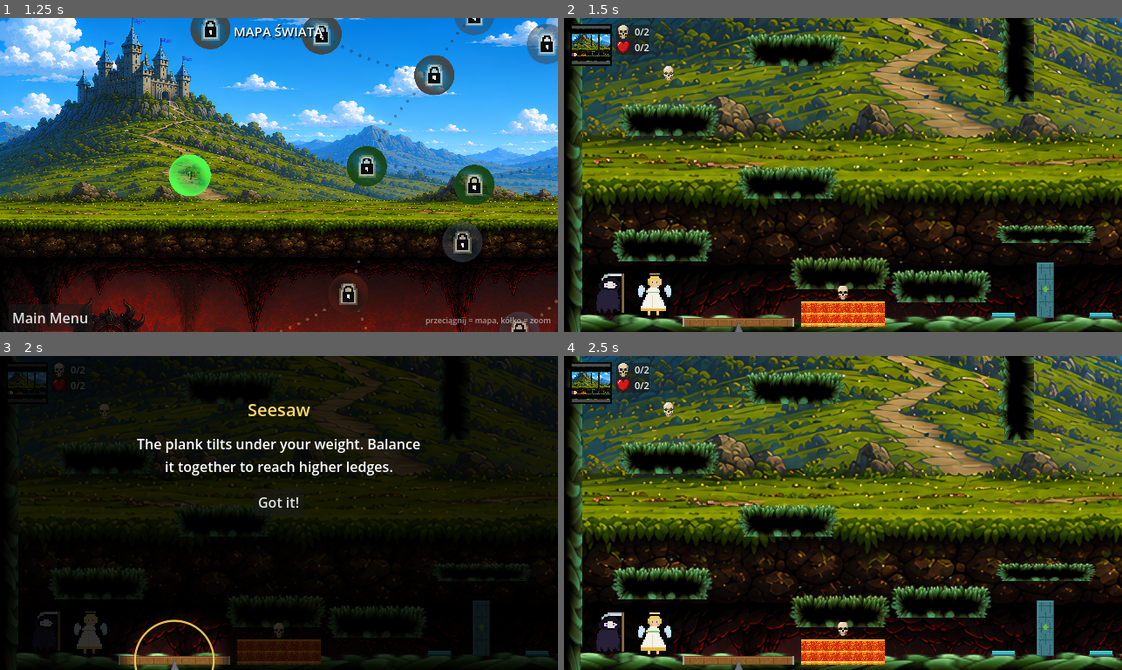
Above: before the commit, frames 1-4 (two rows, left to right).
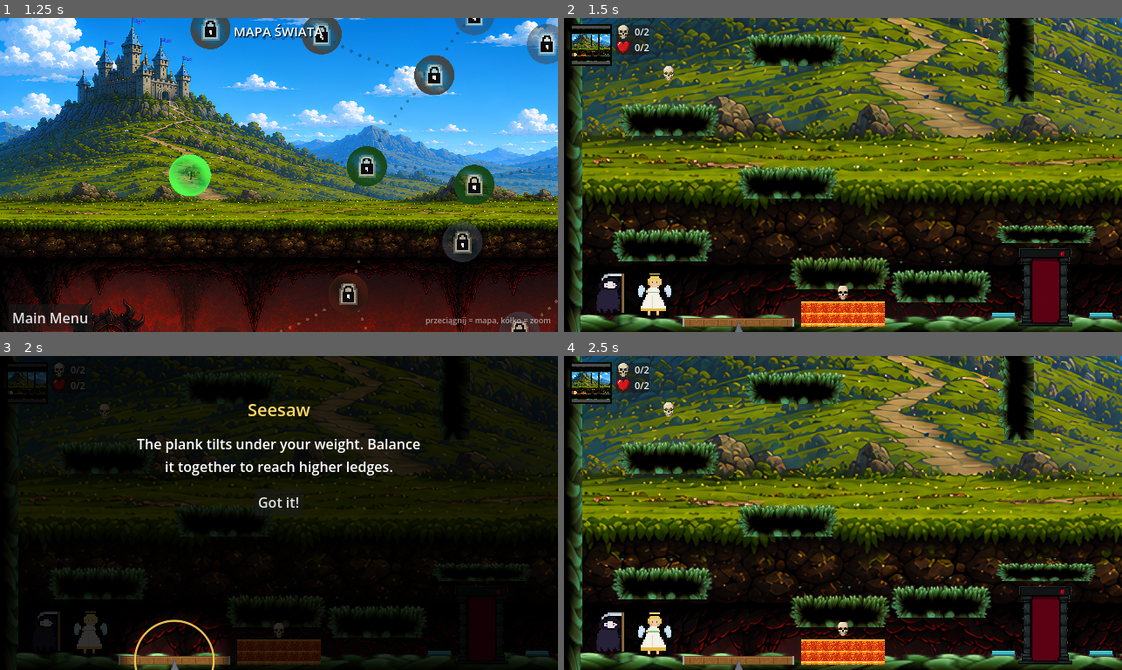
Above: after the commit, the same moments.

Repository: mionsek/life-death
Game: Godot game, scene res://scenes/ui/MainMenu.tscn
Same seed, same stepped clock (60 frames per second), same inputs: the game is played once before the commit and once after it.
Inputs:
- Up to frame 1 (1.25 s): click "Start Game" at 0.5 s
- Up to frame 2 (1.5 s): click "1" at 1.25 s
- Up to frame 3 (2 s): no input
- Up to frame 4 (2.5 s): click "Got it!" at 2 s

Frame 1 is identical in both runs. In frame 2, 1.6% of the frame differs, in the area x 4-92%, y 11-99%; in frame 3, 0.1%; in frame 4, 1.6%.

Commit message:
feat: hand-drawn portcullis door art with pass-through animation (023)
- slice_doors.gd tool: cuts the user's "drzwi, dzwignie" sheet into a 4-frame
  door strip and a 4-frame lever strip, knocks out the white background
  (including the opening, so the level shows through), aligns every frame on a
  shared box and scales to game size. Outputs assets/sprites/doors/.
- Door now animates in place: the stone frame stays put and the gate slides up
  through the 4 frames (red light -> green) as it opens, instead of sliding the
  whole sprite off-screen. Collision drops when open so a character walks
  through the opening; comes back the instant it starts closing. Pairing tint
  softened so the detailed art reads.
- Door.tscn uses door_frames.png (hframes=4); test_door Vis is now a Sprite2D.
  lever_frames.png is sliced and ready but not wired yet. Tests: 134.

Co-Authored-By: Claude Fable 5 <noreply@anthropic.com>

Diff:
--- a/game/scenes/obstacles/Door.tscn
+++ b/game/scenes/obstacles/Door.tscn
@@ -1,7 +1,7 @@
 [gd_scene load_steps=4 format=3 uid="uid://door"]
 
 [ext_resource type="Script" path="res://scripts/obstacles/door.gd" id="1"]
-[ext_resource type="Texture2D" path="res://assets/gen/obstacles/door.png" id="2"]
+[ext_resource type="Texture2D" path="res://assets/sprites/doors/door_frames.png" id="2"]
 
 [sub_resource type="RectangleShape2D" id="shape"]
 size = Vector2(24, 80)
@@ -18,14 +18,7 @@
 [node name="Vis" type="Sprite2D" parent="."]
 z_index = 2
 texture_filter = 1
-position = Vector2(0, -40)
+position = Vector2(0, -44)
 texture = ExtResource("2")
-
-[node name="Label" type="Label" parent="."]
-offset_left = -20.0
-offset_top = -50.0
-offset_right = 20.0
-offset_bottom = -34.0
-text = "DOOR"
-horizontal_alignment = 1
-theme_override_font_sizes/font_size = 8
+hframes = 4
+frame = 0
--- a/game/scripts/obstacles/door.gd
+++ b/game/scripts/obstacles/door.gd
@@ -4,20 +4,23 @@
 # Unique ID used by levers, panels and pressure plates to target this door.
 @export var door_id: String = "door_01"
 
-# How far up the door slides when opening.
-const OPEN_OFFSET := 80.0
+# Portcullis strip: frame 0 = shut (gate down, red light), last = open (gate
+# retracted, green light). Opening animates through the frames in place — the
+# stone frame stays put, only the gate rises, so a character walks through.
+const OPEN_FRAME := 3
+const OPEN_TIME := 0.5
+const CLOSE_TIME := 0.3
 
 var _is_open: bool = false
-var _closed_y: float = 0.0
 var _tween: Tween
 
 
 func _ready() -> void:
 	add_to_group("door_" + door_id)
-	_closed_y = position.y
-	# every trigger paired with this door carries the same hue (see id_color)
 	if has_node("Vis"):
-		$Vis.self_modulate = id_color(door_id).lerp(Color.WHITE, 0.25)
+		# subtle pairing tint so the door and its trigger read as a set
+		$Vis.self_modulate = id_color(door_id).lerp(Color.WHITE, 0.7)
+		_set_frame(0)
 
 
 # Deterministic pairing colour for a door id — the door and all of its
@@ -59,7 +62,7 @@
 	set_open_state(true)
 
 
-# Slides the door open or shut on this peer. Hold-style triggers (pressure
+# Animates the gate open or shut on this peer. Hold-style triggers (pressure
 # plates) call this both ways; the collision comes back the moment the door
 # starts closing so nobody clips through.
 func set_open_state(open: bool) -> void:
@@ -72,18 +75,26 @@
 		_tween.kill()
 	_tween = create_tween()
 	if open:
-		if has_node("Vis"):
-			$Vis.modulate = Color(0.4, 0.9, 0.5, 0.35)
-		_tween.tween_property(self, "position:y", _closed_y - OPEN_OFFSET, 0.5)\
-			.set_ease(Tween.EASE_IN_OUT)
+		_tween.tween_method(_set_frame, float(_current_frame()), float(OPEN_FRAME), OPEN_TIME)
 		_tween.tween_callback(_disable_collision)
 	else:
-		if has_node("Vis"):
-			$Vis.modulate = Color.WHITE
 		if has_node("Shape"):
 			$Shape.set_deferred("disabled", false)
-		_tween.tween_property(self, "position:y", _closed_y, 0.3)\
-			.set_ease(Tween.EASE_IN_OUT)
+		_tween.tween_method(_set_frame, float(_current_frame()), 0.0, CLOSE_TIME)
+
+
+# Current gate frame (0..OPEN_FRAME); falls back to the logical state when the
+# visual is not an animatable sprite (e.g. in unit tests).
+func _current_frame() -> int:
+	if has_node("Vis") and $Vis is Sprite2D:
+		return $Vis.frame
+	return OPEN_FRAME if _is_open else 0
+
+
+# Sets the gate frame; no-op when the visual is not a sprite strip.
+func _set_frame(v: float) -> void:
+	if has_node("Vis") and $Vis is Sprite2D:
+		$Vis.frame = clampi(int(round(v)), 0, OPEN_FRAME)
 
 
 # Disables the collision shape after the open animation finishes.
--- a/game/tests/unit/test_door.gd
+++ b/game/tests/unit/test_door.gd
@@ -10,7 +10,7 @@
 	var shape := CollisionShape2D.new()
 	shape.name = "Shape"
 	_door.add_child(shape)
-	var vis := ColorRect.new()
+	var vis := Sprite2D.new()
 	vis.name = "Vis"
 	_door.add_child(vis)
 
--- /dev/null
+++ b/game/tools/slice_doors.gd
@@ -0,0 +1,117 @@
+# Slices the user's "drzwi, dzwignie" sheet (assets/sprites/) into game-ready
+# animation strips: the 4 portcullis frames and the 4 lever frames. Removes the
+# white background (including the door opening, so the level shows through),
+# aligns every frame on a common box so the stone frame never jitters, and
+# writes horizontal sprite sheets.
+# Run: godot --headless -s res://tools/slice_doors.gd
+extends SceneTree
+
+const SRC := "res://assets/sprites/drzwi, dzwignie.png"
+
+# Content bands on the 1536x1024 sheet (chosen to skip the title/number text).
+const DOOR_BAND := Vector2i(195, 585)
+const LEVER_BAND := Vector2i(755, 990)
+
+# Pixels this close to white (min channel) become transparent; soft edge below.
+const WHITE_HI := 0.80
+const WHITE_LO := 0.66
+
+const DOOR_FRAME_H := 112     # target height per door frame (px)
+const LEVER_FRAME_H := 48     # target height per lever frame (px)
+
+
+func _init() -> void:
+	var img := Image.load_from_file(ProjectSettings.globalize_path(SRC))
+	if img == null:
+		push_error("cannot load " + SRC)
+		quit(1)
+		return
+	img.convert(Image.FORMAT_RGBA8)
+	_knock_out_white(img)
+	_slice_row(img, DOOR_BAND, "res://assets/sprites/doors/door_frames.png", DOOR_FRAME_H)
+	_slice_row(img, LEVER_BAND, "res://assets/sprites/doors/lever_frames.png", LEVER_FRAME_H)
+	quit()
+
+
+# White background -> transparent, with a soft edge so cut lines stay clean.
+func _knock_out_white(img: Image) -> void:
+	for y in img.get_height():
+		for x in img.get_width():
+			var c := img.get_pixel(x, y)
+			var m: float = minf(c.r, minf(c.g, c.b))
+			if m >= WHITE_HI:
+				c.a = 0.0
+			elif m > WHITE_LO:
+				c.a = (WHITE_HI - m) / (WHITE_HI - WHITE_LO)
+			img.set_pixel(x, y, c)
+
+
+# Detects the 4 content columns inside a y-band, crops each to a shared box and
+# assembles a horizontal N-frame sheet scaled to frame_h.
+func _slice_row(img: Image, band: Vector2i, dst: String, frame_h: int) -> void:
+	var cells := _find_columns(img, band)
+	if cells.size() != 4:
+		push_warning("slice_doors: expected 4 columns in band %s, got %d" % [band, cells.size()])
+	# Per-cell tight crop, then a common frame size (max extents) for alignment.
+	var crops: Array[Image] = []
+	var max_w := 0
+	var max_h := 0
+	for cell in cells:
+		var region := img.get_region(Rect2i(cell.x, band.x, cell.y - cell.x, band.y - band.x))
+		var used := region.get_used_rect()
+		if used.size.x > 0 and used.size.y > 0:
+			region = region.get_region(used)
+		crops.append(region)
+		max_w = maxi(max_w, region.get_width())
+		max_h = maxi(max_h, region.get_height())
+	# Compose onto equal cells (bottom-aligned: the stone base stays put).
+	var sheet := Image.create(max_w * crops.size(), max_h, false, Image.FORMAT_RGBA8)
+	for i in crops.size():
+		var c: Image = crops[i]
+		var ox := i * max_w + (max_w - c.get_width()) / 2
+		var oy := max_h - c.get_height()
+		sheet.blit_rect(c, Rect2i(0, 0, c.get_width(), c.get_height()), Vector2i(ox, oy))
+	# Scale so each frame is frame_h tall; force the width to an exact multiple
+	# of the frame count so Sprite2D.hframes cuts clean, equal cells.
+	var scale := float(frame_h) / float(max_h)
+	var frame_w := int(round(max_w * scale))
+	sheet.resize(frame_w * crops.size(), frame_h, Image.INTERPOLATE_LANCZOS)
+	var abs_dst := ProjectSettings.globalize_path(dst)
+	DirAccess.make_dir_recursive_absolute(abs_dst.get_base_dir())
+	sheet.save_png(abs_dst)
+	print("  sliced ", dst, " (", sheet.get_width(), "x", sheet.get_height(),
+		", ", crops.size(), " frames)")
+
+
+# Splits a y-band into contiguous columns that contain ink (non-transparent),
+# ignoring thin gaps. Returns an array of Vector2i(x_start, x_end).
+func _find_columns(img: Image, band: Vector2i) -> Array:
+	var w := img.get_width()
+	var has_ink := PackedByteArray()
+	has_ink.resize(w)
+	for x in w:
+		var count := 0
+		for y in range(band.x, band.y):
+			if img.get_pixel(x, y).a > 0.3:
+				count += 1
+		has_ink[x] = 1 if count > 3 else 0
+	var cols := []
+	var start := -1
+	var gap := 0
+	const MAX_GAP := 24    # bridge small internal gaps (e.g. door opening edges)
+	const MIN_WIDTH := 40
+	for x in w:
+		if has_ink[x] == 1:
+			if start == -1:
+				start = x
+			gap = 0
+		elif start != -1:
+			gap += 1
+			if gap > MAX_GAP:
+				if x - gap - start >= MIN_WIDTH:
+					cols.append(Vector2i(start, x - gap))
+				start = -1
+				gap = 0
+	if start != -1 and w - start >= MIN_WIDTH:
+		cols.append(Vector2i(start, w))
+	return cols
Binary file added: game/assets/sprites/doors/door_frames.png
Binary file added: game/assets/sprites/doors/lever_frames.png
Binary file added: game/assets/sprites/drzwi, dzwignie.png
Not shown, added: game/tools/slice_doors.gd.uid
